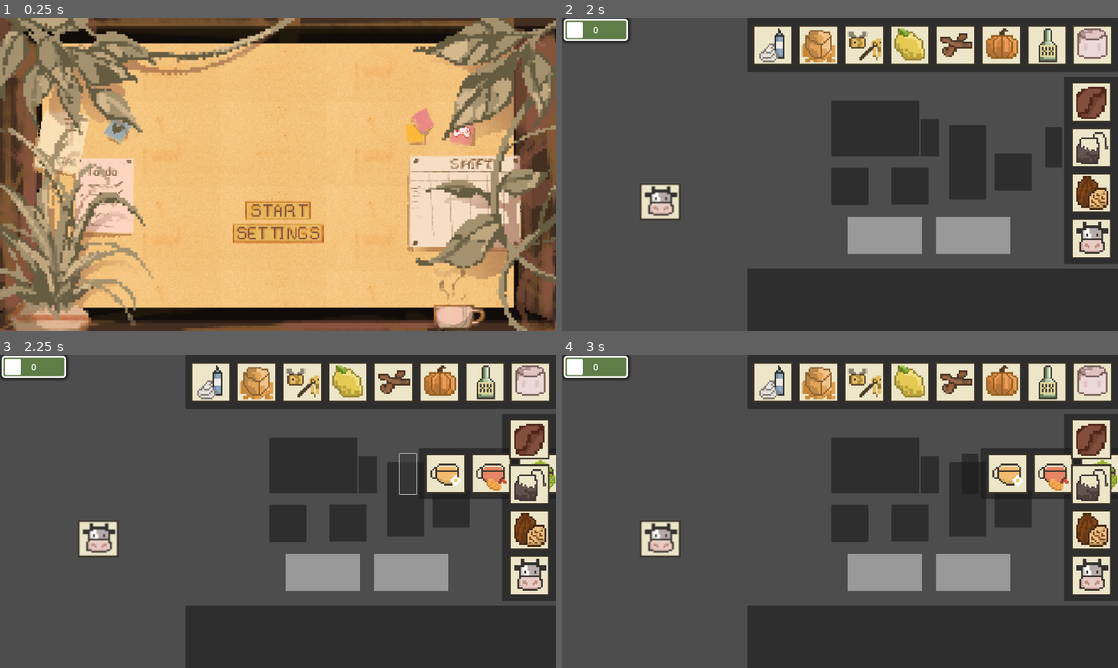
Above: before the commit, frames 1-4 (two rows, left to right).
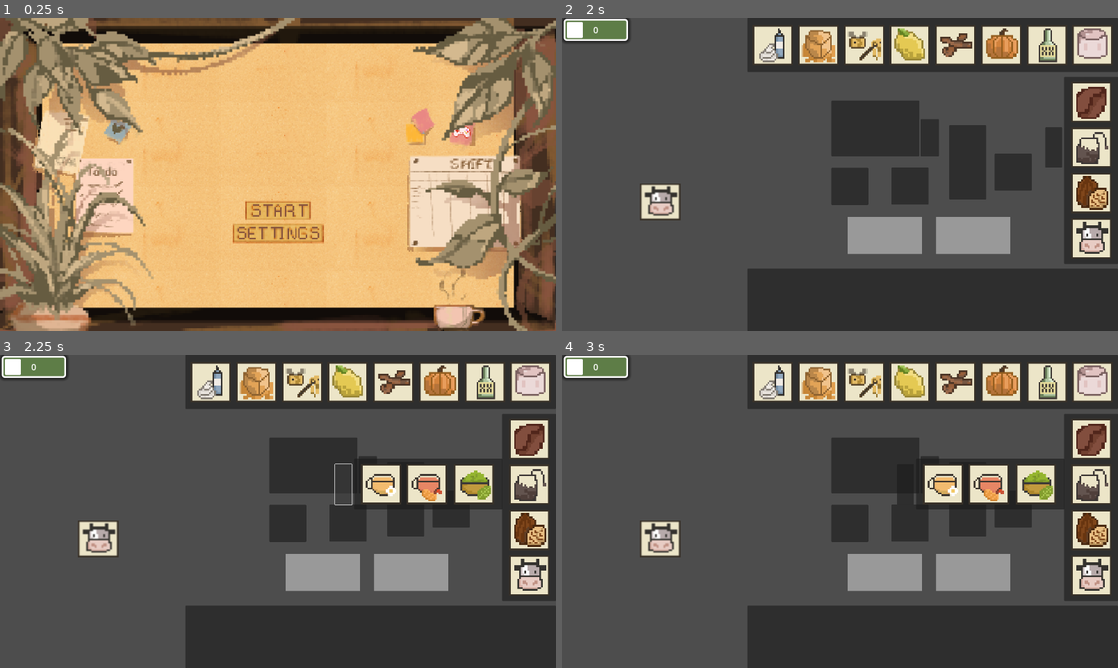
Above: after the commit, the same moments.

Repository: Project-Pixel-UoS/Brew-n-Buzz
Game: Godot game, scene res://scenes/main_menu.tscn
The game is run twice, just before and just after one commit, with the same random seed, the same clock (stepped at 60 frames per second) and the same inputs.
Inputs (mouse positions are in pixels of both pictures, inside the frame that each line leads up to; where the layout moved, square brackets give the same spot in the first picture):
- Up to frame 1 (0.25 s): no input
- Up to frame 2 (2 s): click (840, 208) at 0.5 s; click "level 1" at 1.25 s
- Up to frame 3 (2.25 s): click (489, 483) at 2 s
- Up to frame 4 (3 s): click (1034, 483) [1101, 473] at 2.75 s

Frames 1-2 are identical in both runs. In frame 3, 4.0% of the frame differs, in the area x 60-100%, y 29-50%; in frame 4, 4.1%.

Commit message:
[refactor]: Change tea drawer to include the matcha

Diff:
--- a/scenes/tea_drawer.gd
+++ b/scenes/tea_drawer.gd
@@ -3,7 +3,7 @@
 
 @onready var pullOutButton = %DrawerButton
 var new_position = Vector2(1380,341)
-var old_position = Vector2(1632,341)
+var old_position = Vector2(0,0)
 var been_pressed = false
 var children = []
 
@@ -11,6 +11,8 @@
 	children = get_children()
 	for i in children:
 		i.visible = false
+	old_position = pullOutButton.position
+	new_position = Vector2(old_position.x - 511.996, old_position.y)
 
 func drawer_press() -> void:
 	if !been_pressed:
